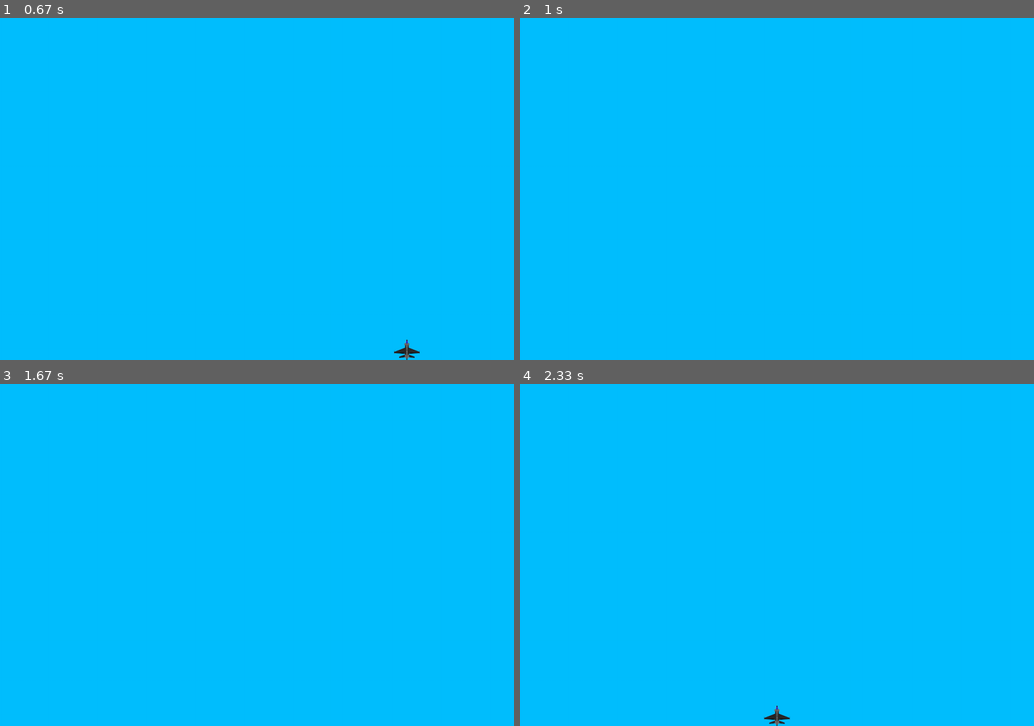
Above: before the commit, frames 1-4 (two rows, left to right).
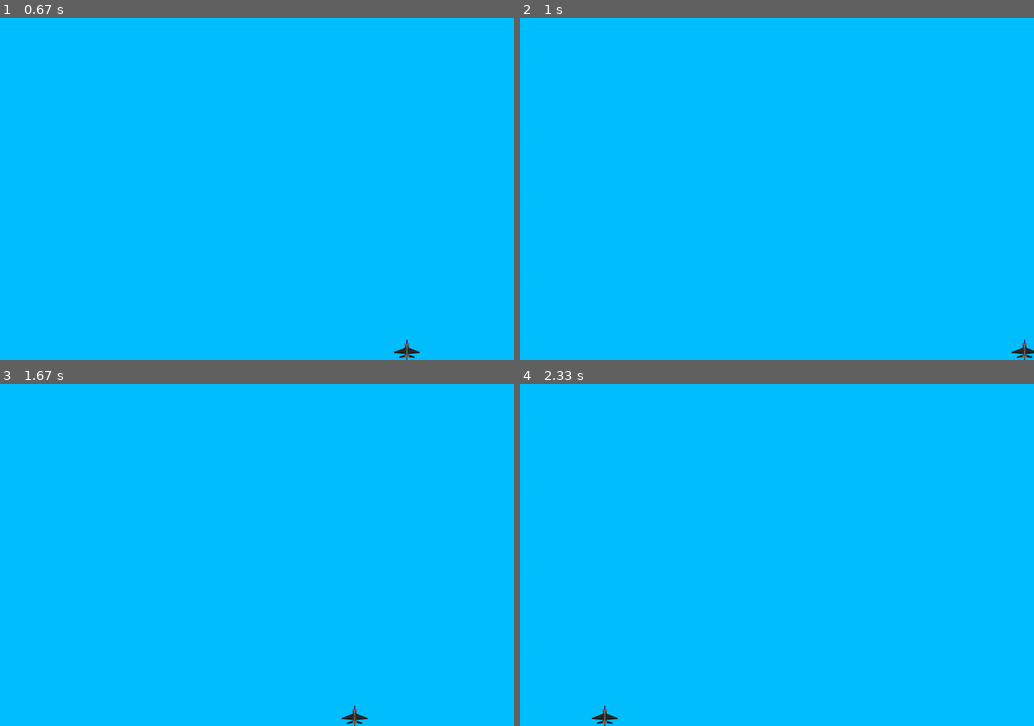
Above: after the commit, the same moments.

Repository: KendrickPC/Alien_Invasion_pygame
Game: pygame game, started from alien_invasion.py
Same seed, same stepped clock (60 frames per second), same inputs: the game is played once before the commit and once after it.
Inputs:
- Up to frame 1 (0.67 s): hold Right from 0.33 s (still down)
- Up to frame 2 (1 s): release Right at 0.8 s; hold Right from 0.83 s (still down)
- Up to frame 3 (1.67 s): release Right at 1.3 s; hold Left from 1.33 s (still down)
- Up to frame 4 (2.33 s): release Left at 1.87 s; hold Left 1.9-2.3 s

Frame 1 is identical in both runs. In frame 2, 0.1% of the frame differs, in the area x 95-100%, y 94-100%; in frame 3, 0.1%; in frame 4, 0.2%, in the area x 14-53%, y 94-100%.

Commit message:
refactored check_events

Diff:
--- a/game_functions.py
+++ b/game_functions.py
@@ -6,6 +6,24 @@
 
 import pygame
 
+
+def check_keydown_events(event, ship):
+    """ Respond to keypresses. """
+    if event.key == pygame.K_RIGHT:
+        ship.moving_right = True
+    elif event.key == pygame.K_LEFT:
+        ship.moving_left = True
+
+def check_keyup_events(event, ship):
+    """ Respond to key releases """
+    if event.key == pygame.K_RIGHT:
+        ship.moving_right = False
+        # Moves ship to the right
+        ship.rect.centerx += 1
+    elif event.key == pygame.K_LEFT:
+        ship.moving_left = False
+
+
 def check_events(ship):
     # Watch for keyboard and mouse events.
     for event in pygame.event.get():
@@ -13,18 +31,10 @@
             sys.exit()
 
         elif event.type == pygame.KEYDOWN:
-            if event.key == pygame.K_RIGHT:
-                ship.moving_right = True
-            elif event.key == pygame.K_LEFT:
-                ship.moving_left = True
+            check_keydown_events(event, ship)
 
         elif event.type ==pygame.KEYUP:
-            if event.key == pygame.K_RIGHT:
-                ship.moving_right = False
-                # Moves ship to the right
-                ship.rect.centerx += 1
-            elif event.key == pygame.K_LEFT:
-                ship.moving_left = False
+            check_keyup_events(event, ship)
 
 
 def update_screen(ai_settings, screen, ship):
--- a/ship.py
+++ b/ship.py
@@ -28,9 +28,9 @@
     def update(self):
         """ Update the ship's position based on the movement flag. """
         # Updating the ship's center value and not the rect.
-        if self.moving_right:
+        if self.moving_right and self.rect.right < self.screen_rect.right:
             self.center += self.ai_settings.ship_speed_factor
-        if self.moving_left:
+        if self.moving_left and self.rect.left > 0:
             self.center -= self.ai_settings.ship_speed_factor
 
         #Update rect object from self.center
Not shown, changed: game_functions.pyc
Not shown, changed: settings.pyc
Not shown, changed: ship.pyc
